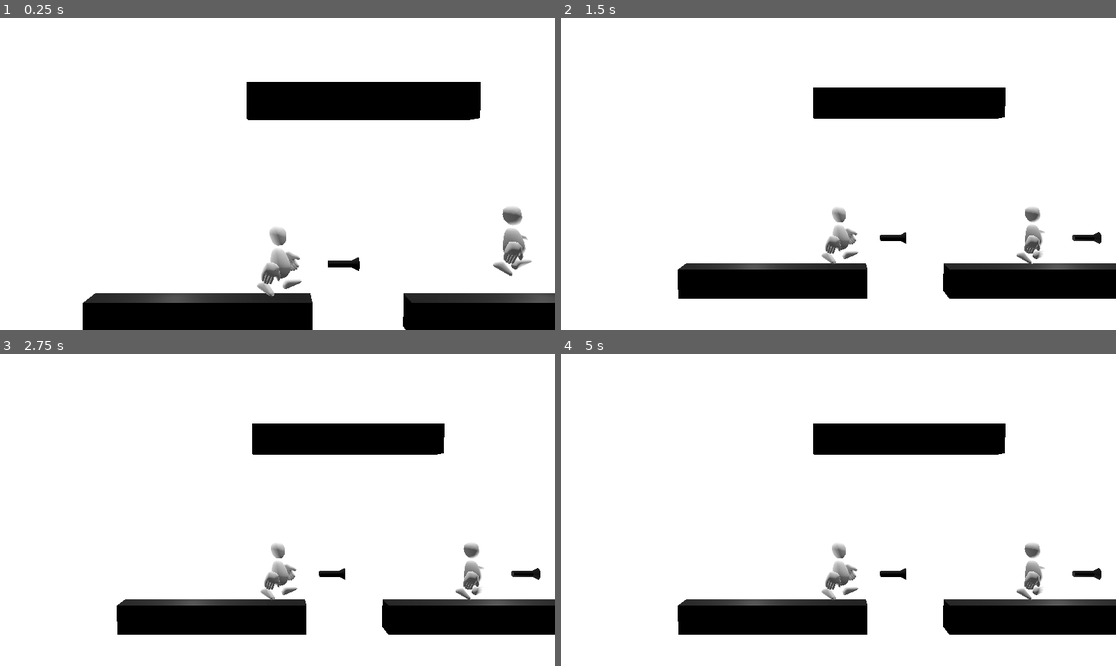
Above: before the commit, frames 1-4 (two rows, left to right).
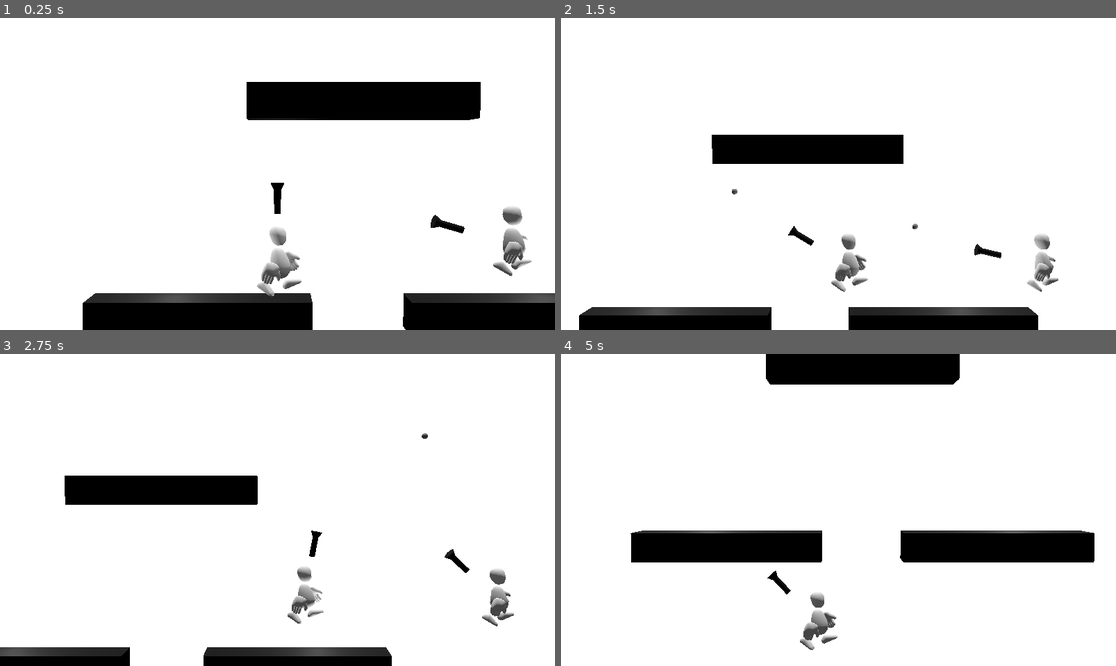
Above: after the commit, the same moments.

Repository: theowiik/project-epic-footsies-2
Game: Godot game, scene res://scenes/main.tscn
The game is run twice, just before and just after one commit, with the same random seed, the same clock (stepped at 60 frames per second) and the same inputs. The engine's default icon, where the game draws it, is replaced by a stand-in: a white triangle on a blue panel in a dark square.
Inputs (mouse positions are in pixels of both pictures, inside the frame that each line leads up to):
- Up to frame 1 (0.25 s): no input
- Up to frame 2 (1.5 s): move the mouse to (960, 158) at 0.52 s; hold D 0.53-1.28 s; hold Space 0.53-1.28 s; click (960, 158) at 0.67 s; move the mouse to (727, 189) at 1.27 s; hold S from 1.28 s (still down); tap Space at 1.35 s; click (727, 189) at 1.42 s
- Up to frame 3 (2.75 s): tap Space at 1.52, 1.82 s; move the mouse to (333, 441) at 2.02 s; release S at 2.03 s; hold D from 2.03 s (still down); hold Space from 2.03 s (still down); click (333, 441) at 2.17 s
- Up to frame 4 (5 s): move the mouse to (810, 572) at 2.77 s; release D at 2.78 s; release Space at 2.78 s; hold W 2.78-3.53 s; tap Space at 2.85, 3.02, 3.32, 4.35, 4.52, 4.82 s; click (810, 572) at 2.92 s; move the mouse to (1005, 556) at 3.52 s; hold Space 3.53-4.28 s; hold A from 3.53 s (still down); click (1005, 556) at 3.67 s; move the mouse to (672, 463) at 4.27 s; click (672, 463) at 4.42 s

The runs differ from the first frame. In frame 1, 0.5% of the frame differs, in the area x 48-92%, y 52-82%; in frame 2, 21%; in frame 3, 19%; in frame 4, 23%, in the area x 12-100%, y 0-95%.

Commit message:
Add keyboard and mouse input (#23)
* Add keyboard mouse input

* Format

Diff:
--- /dev/null
+++ b/game/scripts/input/keyboard_mouse_input.gd
@@ -0,0 +1,91 @@
+class_name KeyboardMouseInput
+extends InputInterface
+
+var player_node: Node3D
+var camera: Camera3D
+
+var _shoot_pressed: bool = false
+var _shoot_just_pressed: bool = false
+var _jump_pressed: bool = false
+var _jump_just_pressed: bool = false
+var _movement: Vector2 = Vector2.ZERO
+var _aim_direction: Vector2 = Vector2.ZERO
+
+
+func _init(p_player_node: Node3D):
+	player_node = p_player_node
+
+
+func update() -> void:
+	_update_camera()
+
+	var prev_shoot = _shoot_pressed
+	_shoot_pressed = Input.is_mouse_button_pressed(MOUSE_BUTTON_LEFT)
+	_shoot_just_pressed = _shoot_pressed and not prev_shoot
+
+	var prev_jump = _jump_pressed
+	_jump_pressed = Input.is_key_pressed(KEY_SPACE)
+	_jump_just_pressed = _jump_pressed and not prev_jump
+
+	_movement = _compute_movement()
+	_aim_direction = _compute_aim_direction()
+
+
+func _update_camera() -> void:
+	if camera == null or not is_instance_valid(camera):
+		var viewport = player_node.get_viewport()
+		if viewport:
+			camera = viewport.get_camera_3d()
+
+
+func _compute_movement() -> Vector2:
+	var input_vector = Vector2.ZERO
+
+	if Input.is_key_pressed(KEY_D):
+		input_vector.x += 1.0
+	if Input.is_key_pressed(KEY_A):
+		input_vector.x -= 1.0
+	if Input.is_key_pressed(KEY_S):
+		input_vector.y += 1.0
+	if Input.is_key_pressed(KEY_W):
+		input_vector.y -= 1.0
+
+	if input_vector.length() > 1.0:
+		input_vector = input_vector.normalized()
+
+	return input_vector
+
+
+func _compute_aim_direction() -> Vector2:
+	if camera == null or player_node == null:
+		return Vector2.ZERO
+
+	var player_screen_pos = camera.unproject_position(player_node.global_position)
+	var mouse_pos = player_node.get_viewport().get_mouse_position()
+	var direction = (mouse_pos - player_screen_pos).normalized()
+
+	return direction
+
+
+func get_movement() -> Vector2:
+	return _movement
+
+
+func get_aim_direction() -> Vector2:
+	return _aim_direction
+
+
+func is_aiming() -> bool:
+	return true
+
+
+func is_shoot_just_pressed() -> bool:
+	return _shoot_just_pressed
+
+
+func is_shoot_pressed() -> bool:
+	return _shoot_pressed
+
+
+func is_jump_just_pressed() -> bool:
+	return _jump_just_pressed
--- a/game/scripts/player.gd
+++ b/game/scripts/player.gd
@@ -23,7 +23,8 @@
 
 
 func _ready():
-	input = GamepadInput.new(device_id)
+	# input = GamepadInput.new(device_id)
+	input = KeyboardMouseInput.new(self)
 
 	base_mover = DefaultMover.new(5.0)
 	mover = base_mover
Not shown, added: game/scripts/input/keyboard_mouse_input.gd.uid
